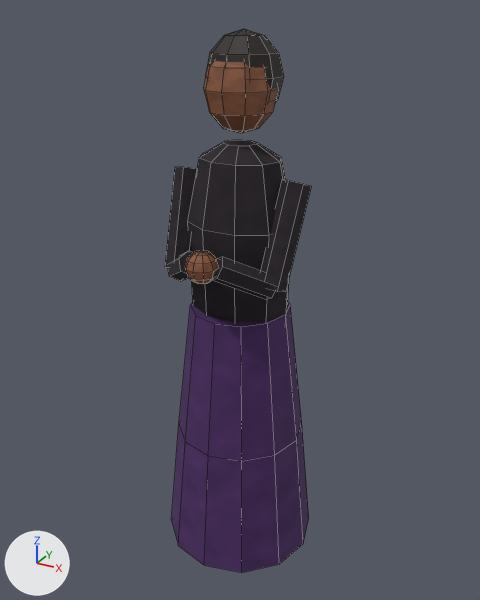
Two versions of the Blender file Modelos/Yasser/persona_mujer.blend, one commit apart.
Before and after are seen from a 50 mm lens placed at (0.878, -1.598, 1.674), pointed at (-0.009, 0.014, 0.868). The lights are fixed; the arrows at lower left show +X, +Y and +Z. The first picture is the older version. Mesh edges are drawn as thin lines.
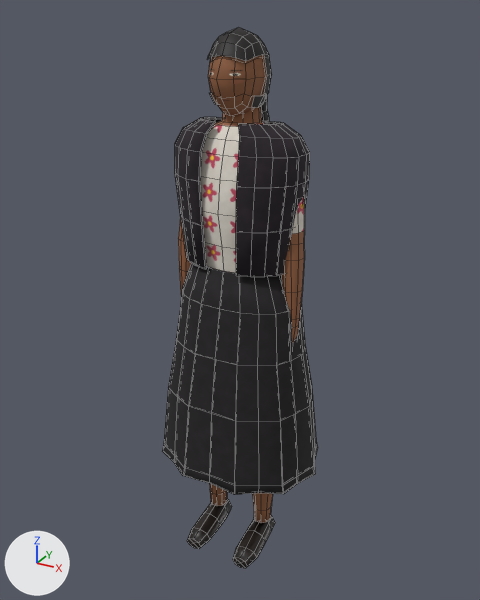
Changed parts and their boxes [x1, y1, x2, y2] in the pictures (480 x 600 px):
'Pieza', deleted (purple): before [171, 302, 309, 573]
'Falda', added: after [162, 263, 318, 495]
'Pieza.001', reshaped, moved, recoloured (black to grey): before [188, 140, 289, 323]; after [200, 107, 263, 273]
'Rebozo', added: after [175, 117, 310, 277]
'Sphere.003', deleted (brown): before [203, 61, 278, 133]
'Cylinder.002', deleted: before [260, 180, 311, 292]
'Cabeza', added (brown): after [208, 55, 267, 117]
'Sphere.004', deleted: before [205, 29, 284, 102]
'Cylinder', deleted: before [165, 167, 197, 268]
'BrazoIzq', added (brown): after [281, 197, 305, 342]
'Pelo', added: after [207, 27, 272, 121]
'PiernaIzq', added: after [233, 493, 275, 568]
'Cylinder.003', deleted: before [212, 257, 275, 299]
'PiernaDer', added: after [187, 483, 232, 549]
'Sphere.002', deleted (brown): before [185, 250, 218, 284]
'BrazoDer', added (brown): after [178, 216, 191, 294]
'Cylinder.001', deleted: before [168, 251, 193, 281]
part 1 of me_t_001, deleted: before [188, 140, 289, 323]
part 2 of me_t_001, added: after [200, 107, 263, 273]

Edits to the bpy script that builds the scene:
```text
Change me_t_001:
    remove me_t_001.from_pydata(...)  # 40 vertices, 32 faces; spans x -0.16..0.16, y -0.122..0.122, z 0.82..1.34
    remove me_t_001.materials.append(mat_rebozo_negro)  # picture img_rebozo_negro_png
    add me_t_001.from_pydata(...)  # 164 vertices, 162 faces; spans x -0.167..0.167, y -0.121..0.102, z -0.112..0.592
    me_t_001 part 1: the whole mesh is rebuilt
    me_t_001 part 2
    164 vertices are added at x -0.167..0.167, y -0.121..0.102, z -0.112..0.592
    45 new faces join them, mat_falda_negra (picture img_falda_negra_png)
    92 new faces join them, mat_blusa_blanca (picture img_blusa_blanca_png)
    25 new faces join them, mat_piel_media (picture img_piel_media_png)
    me_t_001 part 3: the surface is now shaded smooth
    add me_t_001.materials.append(mat_falda_negra)  # picture img_falda_negra_png
    add me_t_001.materials.append(mat_blusa_blanca)  # picture img_blusa_blanca_png
    add me_t_001.materials.append(mat_piel_media)  # picture img_piel_media_png
Remove ob_pieza:
    ob_pieza = bpy.data.objects.new('Pieza', me_t)
Change ob_pieza_001:
    ob_pieza_001.location: (0.0, 0.0, 0.0) -> (0.0, 0.0, 0.856)
Remove ob_cylinder:
    ob_cylinder = bpy.data.objects.new('Cylinder', me_cylinder)
Remove ob_cylinder_001:
    ob_cylinder_001 = bpy.data.objects.new('Cylinder.001', me_cylinder_001)
Remove ob_cylinder_002:
    ob_cylinder_002 = bpy.data.objects.new('Cylinder.002', me_cylinder_002)
Remove ob_cylinder_003:
    ob_cylinder_003 = bpy.data.objects.new('Cylinder.003', me_cylinder_003)
Remove ob_sphere_002:
    ob_sphere_002 = bpy.data.objects.new('Sphere.002', me_sphere_002)
Remove ob_sphere_003:
    ob_sphere_003 = bpy.data.objects.new('Sphere.003', me_sphere_003)
Remove ob_sphere_004:
    ob_sphere_004 = bpy.data.objects.new('Sphere.004', me_sphere_004)
Add ob_rebozo:
    ob_rebozo = bpy.data.objects.new('Rebozo', me_rebozo)  # 276 vertices, 274 faces; spans x -0.196..0.196, y -0.124..0.134, z 0.147..0.549; in mat_rebozo_negro (picture img_rebozo_negro_png)
    ob_rebozo.parent = ob_pieza_001
    ob_rebozo.location = (0.0, 0.0, 0.856)
Add ob_falda:
    ob_falda = bpy.data.objects.new('Falda', me_falda)  # 240 vertices, 240 faces; spans x -0.268..0.268, y -0.206..0.206, z -0.521..0.146; in mat_falda_negra (picture img_falda_negra_png)
    ob_falda.parent = ob_pieza_001
    ob_falda.location = (0.0, 0.0, 0.856)
Add ob_piernader:
    ob_piernader = bpy.data.objects.new('PiernaDer', me_piernader)  # 106 vertices, 102 faces; spans x -0.048..0.048, y -0.157..0.066, z -0.463..0.036; in mat_piel_media (picture img_piel_media_png), mat_zapato_negro (picture img_zapato_negro_png)
    ob_piernader.parent = ob_musloder
    ob_piernader.location = (-0.0837, -0.00744, 0.465)
Add ob_musloder:
    ob_musloder = bpy.data.objects.new('MusloDer', me_musloder)  # 54 vertices, 52 faces; spans x -0.086..0.086, y -0.08..0.08, z -0.35..0.042; in mat_piel_media (picture img_piel_media_png)
    ob_musloder.parent = ob_pieza_001
    ob_musloder.location = (-0.0884, 0.0, 0.856)
Add ob_piernaizq:
    ob_piernaizq = bpy.data.objects.new('PiernaIzq', me_piernaizq)  # 106 vertices, 102 faces; spans x -0.048..0.048, y -0.157..0.066, z -0.463..0.036; in mat_piel_media (picture img_piel_media_png), mat_zapato_negro (picture img_zapato_negro_png)
    ob_piernaizq.parent = ob_musloizq
    ob_piernaizq.location = (0.0837, -0.00744, 0.465)
Add ob_musloizq:
    ob_musloizq = bpy.data.objects.new('MusloIzq', me_musloizq)  # 54 vertices, 52 faces; spans x -0.086..0.086, y -0.08..0.08, z -0.35..0.042; in mat_piel_media (picture img_piel_media_png)
    ob_musloizq.parent = ob_pieza_001
    ob_musloizq.location = (0.0884, 0.0, 0.856)
Add ob_brazoder:
    ob_brazoder = bpy.data.objects.new('BrazoDer', me_brazoder)  # 124 vertices, 122 faces; spans x -0.062..0.06, y -0.05..0.046, z -0.62..0.028; in mat_blusa_blanca (picture img_blusa_blanca_png), mat_piel_media (picture img_piel_media_png)
    ob_brazoder.parent = ob_pieza_001
    ob_brazoder.location = (-0.14, 0.0, 1.33)
Add ob_brazoizq:
    ob_brazoizq = bpy.data.objects.new('BrazoIzq', me_brazoizq)  # 124 vertices, 122 faces; spans x -0.06..0.062, y -0.05..0.046, z -0.62..0.028; in mat_blusa_blanca (picture img_blusa_blanca_png), mat_piel_media (picture img_piel_media_png)
    ob_brazoizq.parent = ob_pieza_001
    ob_brazoizq.location = (0.14, 0.0, 1.33)
Add ob_pelo:
    ob_pelo = bpy.data.objects.new('Pelo', me_pelo)  # 165 vertices, 150 faces; spans x -0.082..0.082, y -0.102..0.138, z -0.239..0.202; in mat_pelo_negro (picture img_pelo_negro_png)
    ob_pelo.parent = ob_cabeza
    ob_pelo.location = (0.0, 0.00744, 1.428)
Add ob_cabeza:
    ob_cabeza = bpy.data.objects.new('Cabeza', me_cabeza)  # 98 vertices, 96 faces; spans x -0.077..0.077, y -0.128..0.075, z -0.021..0.192; in mat_cara_mujer_media (picture img_cara_mujer_media_png)
    ob_cabeza.parent = ob_pieza_001
    ob_cabeza.location = (0.0, 0.00744, 1.428)
```
